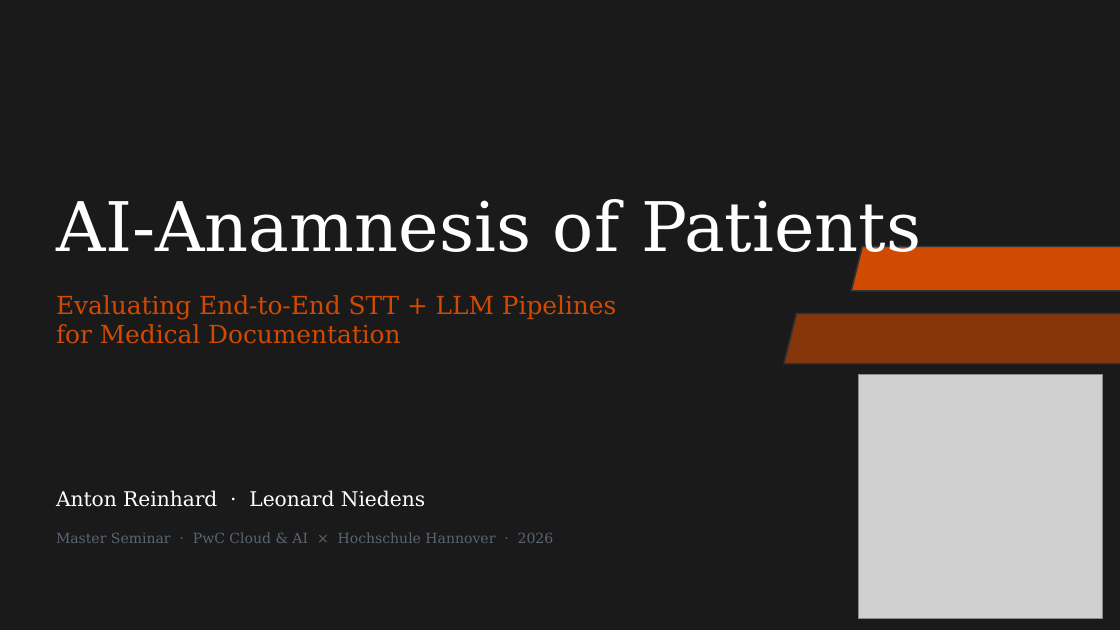
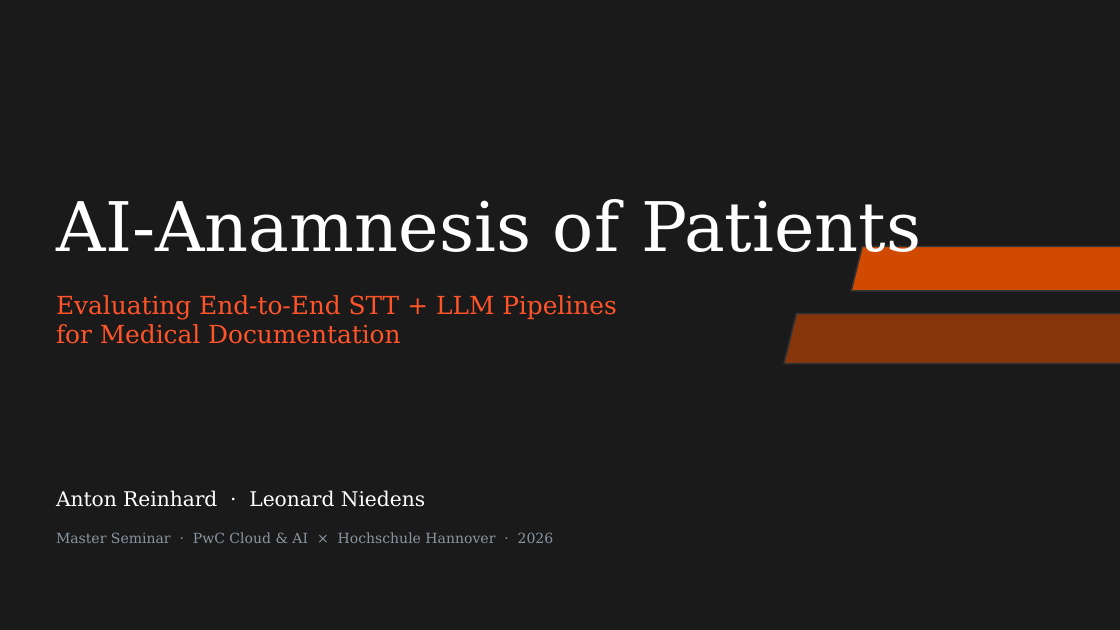
Before and after one commit to LeonardNid/Seminar_Anamnese, a slide deck: slide 2 of Präsi/AI_Anamnesis.pptx (slide 1 before the commit). Drawn at 1120x630 pixels with LibreOffice and Linux fonts; fonts in the diff are those of the drawing; grey boxes stand for pictures. Boxes give left, top, right and bottom in pixels: in the first picture for what was removed or moved away, otherwise in the second. Text is boxed around its words. In the diff, an @@ line names an element or a change of style, - is before the commit and + after.

```diff
--- a/Präsi/AI_Anamnesis.pptx
+++ b/Präsi/AI_Anamnesis.pptx
@@ text "Evaluating End-to-End STT + LLM ..." at (56,295,616,344): text colour #D04A02 to #FF5429 @@
@@ picture removed at (858,375,1102,619) @@
@@ text "Master Seminar · PwC Cloud ..." at (56,532,554,543): text colour #5A6570 to #8A95A0 @@
```
Also in this commit, not shown: 19 other slides changed, 1 slide added, 1 other file.
